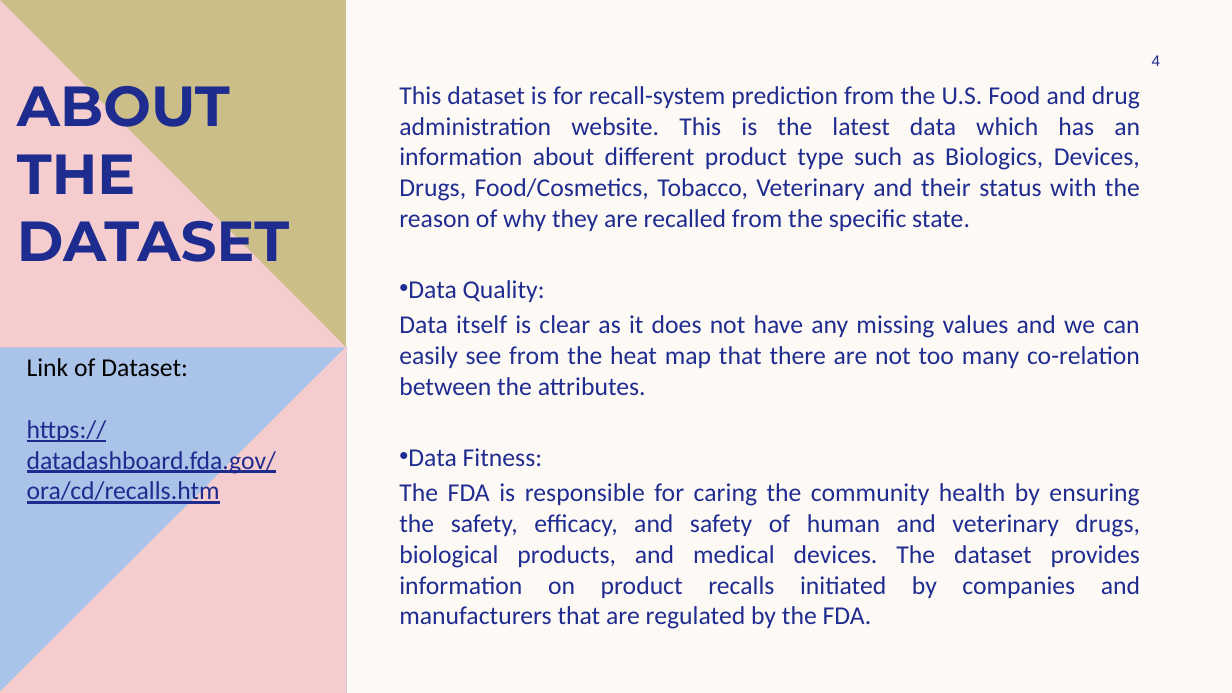
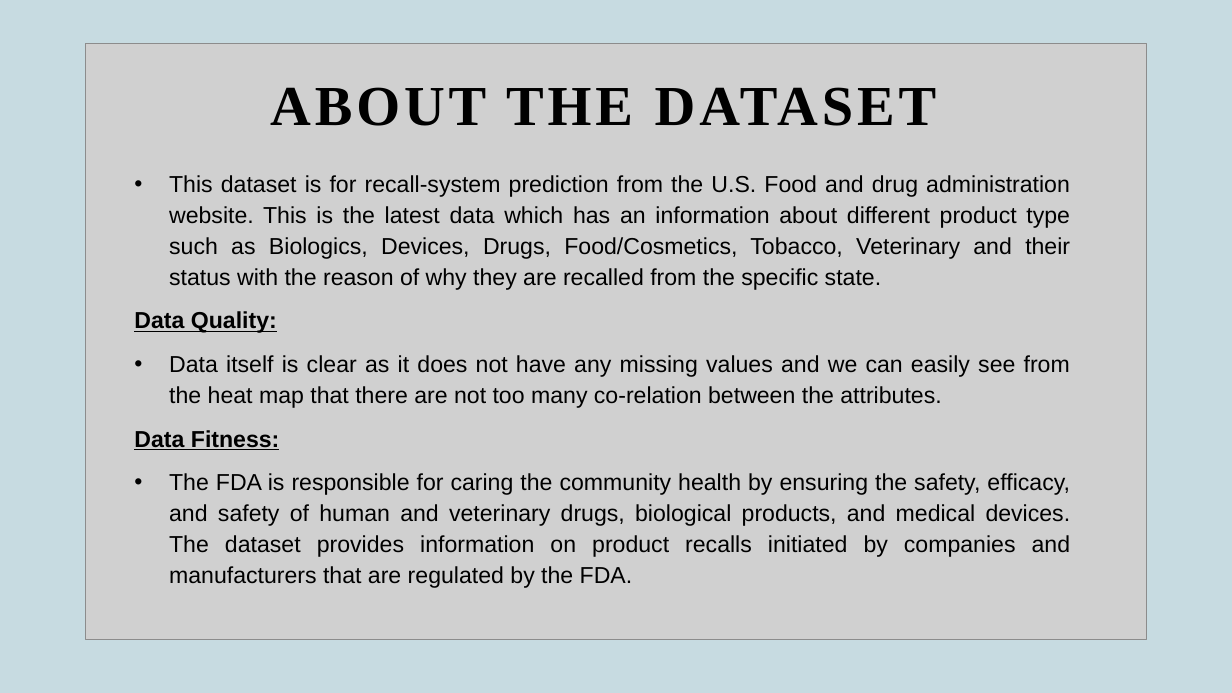
Before and after one commit to raj-bhalodwala/Capstone_project, a slide deck: slide 4 of Recall System Analysis.pptx. Drawn at 1232x693 pixels with LibreOffice and Linux fonts; fonts in the diff are those of the drawing; grey boxes stand for pictures. Boxes give left, top, right and bottom in pixels: in the first picture for what was removed or moved away, otherwise in the second. Text is boxed around its words. In the diff, an @@ line names an element or a change of style, - is before the commit and + after.

```diff
--- a/Recall System Analysis.pptx
+++ b/Recall System Analysis.pptx
@@ background #FDFAF6 to #C7DBE1 @@
@@ freeform shape removed at [0,0,346,348] @@
@@ freeform shape removed at [0,0,346,348] @@
@@ picture added at [85,43,1147,640] @@
@@ page number removed at [1152,55,1161,66] @@
-4
@@ title "ABOUT THE DATASET": place and size @@
-title "ABOUT THE DATASET" at [17,71,289,275]
+title "ABOUT THE DATASET" at [270,87,936,126]
@@ title "ABOUT THE DATASET" at [270,87,936,126]: font Montserrat to Times New Roman, text colour #1F2C8F to #000000, letter spacing 0 to 3 pt; alignment left to centre; line spacing 1 to 0.9; vertical alignment top to middle @@
@@ text "This dataset is for recall-system ...": place and size @@
-text "This dataset is for recall-system ..." at [399,86,1140,629]
+text "This dataset is for recall-system ..." at [134,175,1071,588]
@@ text "This dataset is for recall-system ..." at [134,175,1071,588]: size 20 to 18 pt, font Calibri to Arial, text colour #202C8F to #000000; bold on, underline on in "Data Quality:", "Data Fitness:"; bullet none to •; line spacing 1 to 24pt; more space between paragraphs; bullet • to none @@
@@ freeform shape removed at [0,347,347,693] @@
@@ freeform shape removed at [0,347,347,693] @@
@@ text removed at [27,358,277,505] @@
-Link of Dataset:
-https://datadashboard.fda.gov/ora/cd/recalls.htm
```
Also in this commit, not shown: 6 other slides changed, 16 slides added, 8 slides removed.
